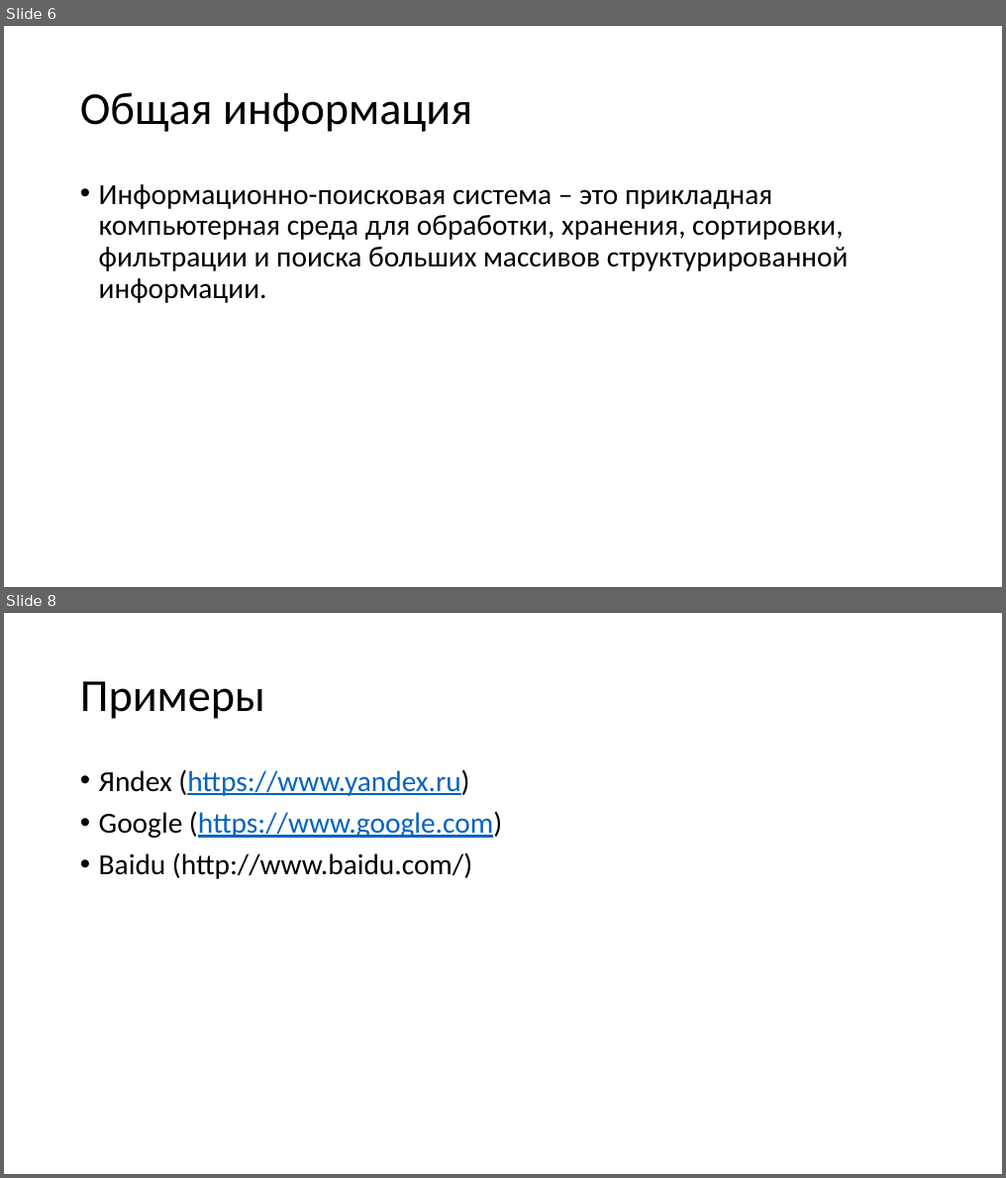
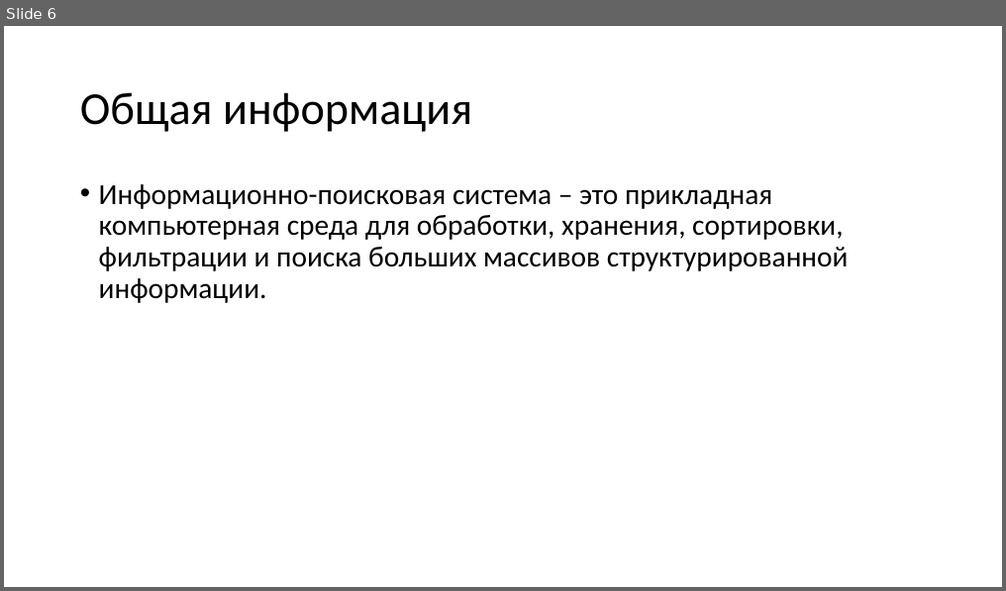
Before and after one commit to ZXTgbh/Laboratornaya-, a slide deck: pr_1.pptx. Shown one above the other, each under a label of ours: slides 6 and 8 before the commit, slide 6 after it; the slides between them are not shown. The pictures are 1006x1178 and 1006x591 pixels, drawn with LibreOffice and Linux fonts; fonts in the diff are those of the drawing. Boxes give left, top, right and bottom in pixels: in the first picture for what was removed or moved away, otherwise in the second. Text is boxed around its words. In the diff, an @@ line names an element or a change of style, - is before the commit and + after.

```diff
--- a/pr_1.pptx
+++ b/pr_1.pptx
@@ slide 8 removed at [4,613,1002,1174], background #FFFFFF @@
@@ title removed at [80,681,265,719] @@
-Примеры
@@ text removed at [99,769,502,879] @@
-• Яndex (https://www.yandex.ru)
-• Google (https://www.google.com)
-• Baidu (http://www.baidu.com/)
```
Also in this commit, not shown: 2 slides changed, 10 slides added, 4 other slides removed.
